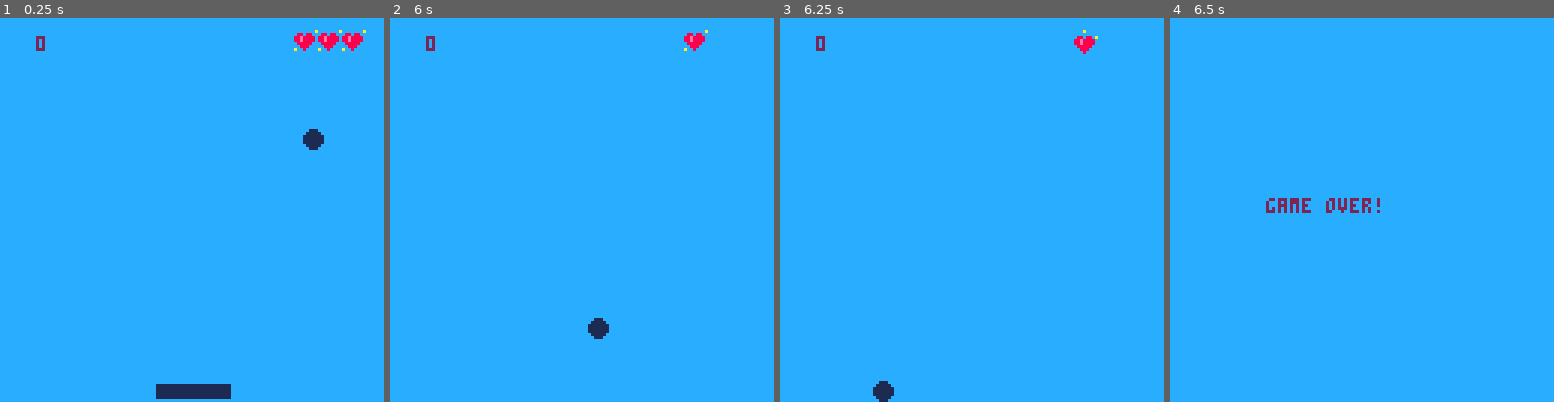
Above: before the commit, frames 1-4 (left to right).
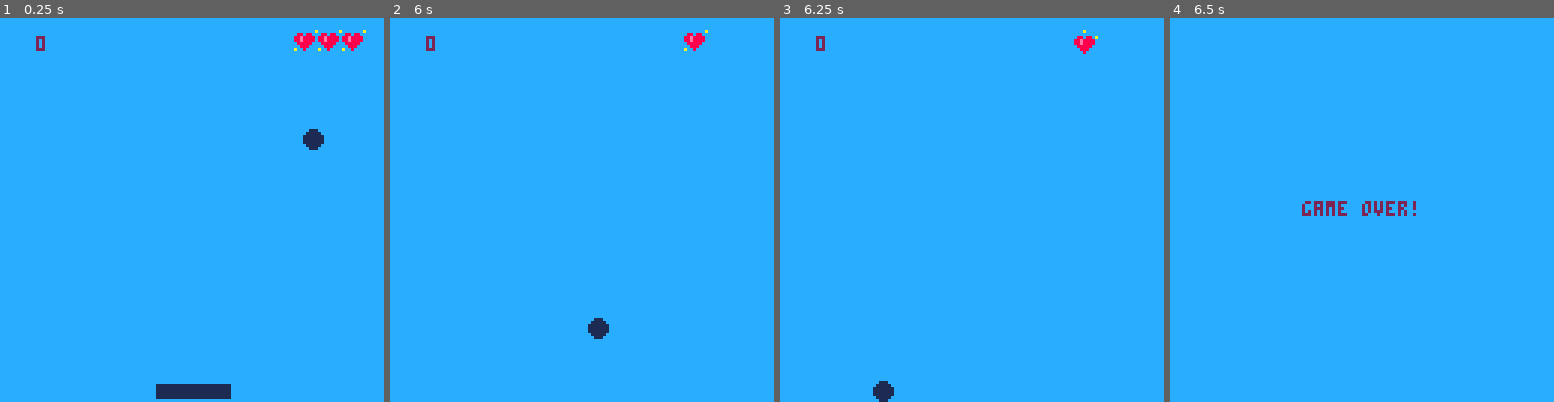
Above: after the commit, the same moments.

Repository: jsrn/pico8
Game: PICO-8 cartridge paddle/paddle.p8
Same seed, same stepped clock (60 frames per second), same inputs: the game is played once before the commit and once after it.
Inputs:
- Up to frame 1 (0.25 s): no input
- Up to frame 2 (6 s): tap X (X key) at 0.33, 1.07, 1.85, 2.97, 4.08, 5.2 s; tap O (Z key) at 0.7, 1.7, 2.1, 2.5, 2.9, 3.3, 3.7, 4.1, 4.5, 4.9, 5.3, 5.7 s; hold Right 1.6-2.1 s; hold Up 2.15-2.42 s; hold Right 2.47-3.03 s; hold Left 3.08-3.58 s; hold Down 3.63-3.97 s; hold Right 4.02-4.68 s; hold Up 4.73-5.03 s; hold Left 5.08-5.68 s; hold Down from 5.73 s (still down)
- Up to frame 3 (6.25 s): release Down at 6.03 s; hold Right from 6.08 s (still down); tap O (Z key) at 6.1 s
- Up to frame 4 (6.5 s): keep holding Right; tap X (X key) at 6.32 s

Frames 1-3 are identical in both runs. In frame 4, 0.8% of the frame differs, in the area x 25-65%, y 46-52%.

Commit message:
centred gameover text

Diff:
--- a/paddle/paddle.p8
+++ b/paddle/paddle.p8
@@ -3,8 +3,6 @@
 __lua__
 -- super paddle
 -- by jsrn
-
---reload(0x6000,0,8192,"padlabel.p8"); repeat until btn()!=0
 
 --paddle
 padx=52
@@ -107,7 +105,7 @@
  rectfill(0,0,128,128,12)
 
  if gameover then
-  print('game over!', 32, 60, 2)
+  hcp('game over!',2)
   return
  end
 
@@ -141,6 +139,14 @@
 end
 
 
+-->8
+--util
+
+-- s: string
+-- c: colour
+function hcp(s,c)
+ print(s,64-#s*2,61,c)
+end
 __gfx__
 000000000000000a0000000a000a0000000000000000000000000000000000000000000000000000000000000000000000000000000000000000000000000000
 00000000088088000880880000000000088088000000000000000000000000000000000000000000000000000000000000000000000000000000000000000000
Not shown, changed: paddle/paddle.p8.png
